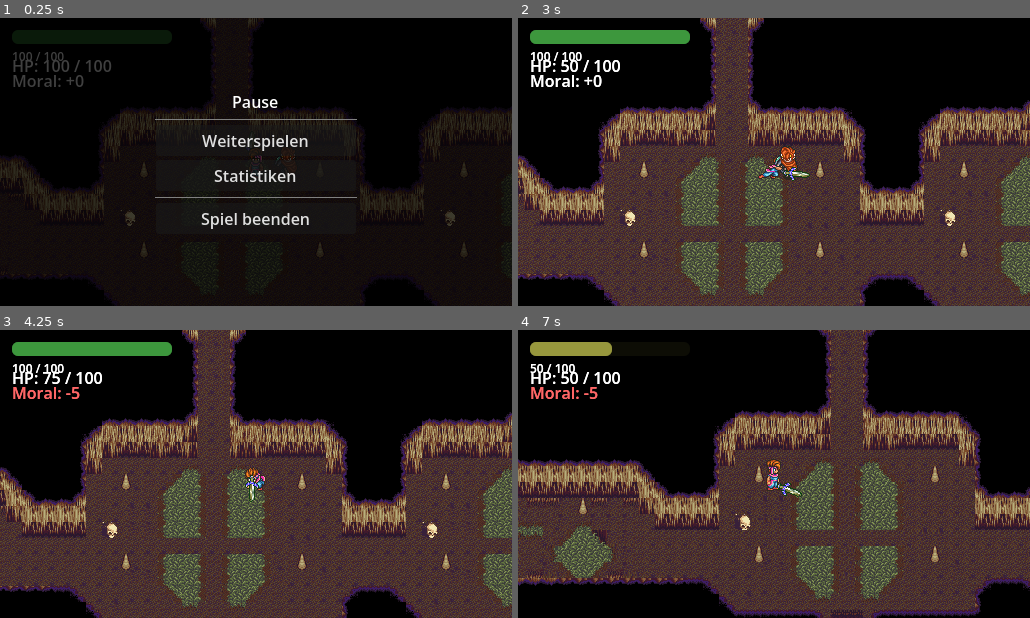
Above: before the commit, frames 1-4 (two rows, left to right).
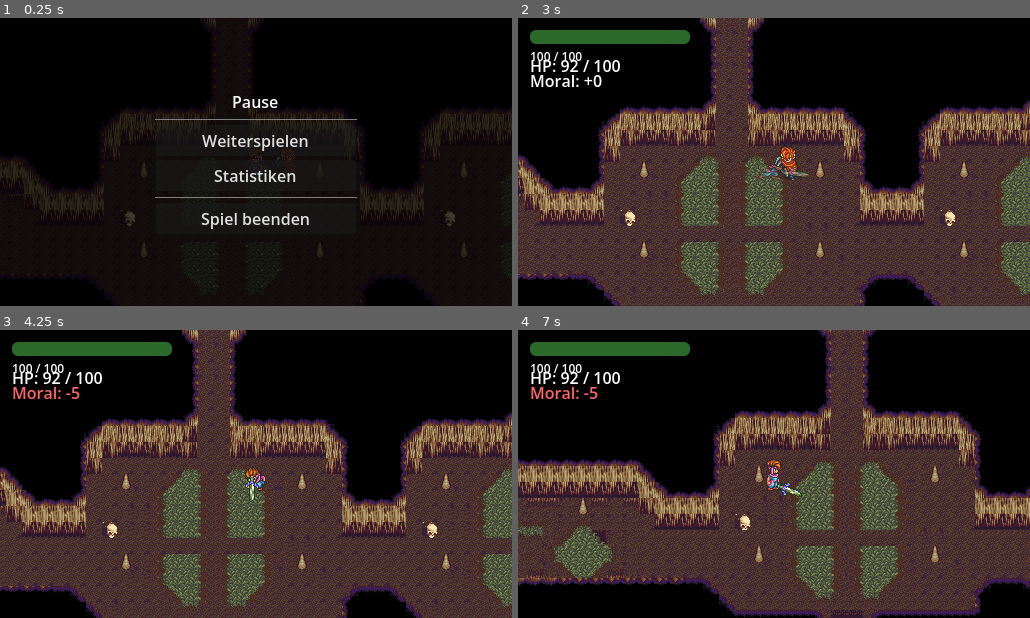
Above: after the commit, the same moments.

Repository: SpicyIcy1/Roguelike-Game
Game: Godot game, scene res://scenes/Main.tscn
Two runs of this game, one before a commit and one after it. Both use one fixed random seed, a clock stepped at 60 frames per second and the inputs below.
Inputs (mouse positions are in pixels of both pictures, inside the frame that each line leads up to):
- Up to frame 1 (0.25 s): no input
- Up to frame 2 (3 s): click "Weiterspielen" at 0.5 s; move the mouse to (886, 147) at 1.27 s; hold Right (ui_right) 1.28-2 s; tap Q (DevMode) at 1.35 s; click (886, 147) at 1.42 s; tap Enter at 2 s; drag from (671, 176) to (789, 162) at 2.02 s; tap Space (attack) at 2.75, 2.85 s; move the mouse to (825, 98) at 2.77 s; hold Right (ui_right) from 2.78 s (still down)
- Up to frame 3 (4.25 s): release Right (ui_right) at 3.5 s; tap Enter at 3.5 s; drag from (230, 531) to (102, 430) at 3.52 s
- Up to frame 4 (7 s): tap Space (attack) at 4.25, 6.5 s; move the mouse to (927, 517) at 4.27 s; hold Left (ui_left) 4.28-5 s; tap E (Wurf einer Waffe) at 4.35 s; drag from (620, 430) to (697, 402) at 5.02 s; tap Enter at 5.75 s; move the mouse to (799, 474) at 5.77 s; hold Down (ui_down) 5.78-6.5 s; tap Q (DevMode) at 5.85 s; click (799, 474) at 5.92 s; drag from (697, 402) to (784, 488) at 6.52 s

The runs differ from the first frame. In frame 1, 2.1% of the frame differs, in the area x 2-34%, y 4-24%; in frame 2, 2.2%, in the area x 2-58%, y 4-57%; in frame 3, 2.0%; in frame 4, 2.1%.

Commit message:
Doppelgänger fixe

Diff:
--- a/info/scenes/rooms/Room_8.tscn
+++ b/info/scenes/rooms/Room_8.tscn
@@ -3,7 +3,6 @@
 [ext_resource type="TileSet" uid="uid://bj18vugqpe2c" path="res://assets/tilesets/dungeon0.tres" id="1_mxolh"]
 [ext_resource type="Script" uid="uid://dfm8g0ls2ytmf" path="res://scripts/Tools/BoundingBox.gd" id="2_aekuj"]
 [ext_resource type="PackedScene" uid="uid://dsu7swbi3xbg8" path="res://scenes/DragonWorm/dragon_worm.tscn" id="3_u42os"]
-[ext_resource type="PackedScene" uid="uid://p15jcv2yafyu" path="res://scenes/Player.tscn" id="4_4hyy2"]
 
 [sub_resource type="NavigationPolygon" id="NavigationPolygon_4hyy2"]
 vertices = PackedVector2Array(-107.3125, 161.45313, -106, 160.14063, -106, 170, 90, 218, 90, 145.82031, 138.13281, 150, …(861 unchanged characters)…
@@ -24,9 +23,6 @@
 [node name="DragonWorm" parent="." unique_id=1476760934 instance=ExtResource("3_u42os")]
 position = Vector2(-64, 184)
 
-[node name="Player" parent="." unique_id=1294629943 instance=ExtResource("4_4hyy2")]
-position = Vector2(16, 224)
-
 [node name="Exits" type="Node" parent="." unique_id=1511584906]
 
 [node name="Exit_S" type="Marker2D" parent="Exits" unique_id=1915154879]
